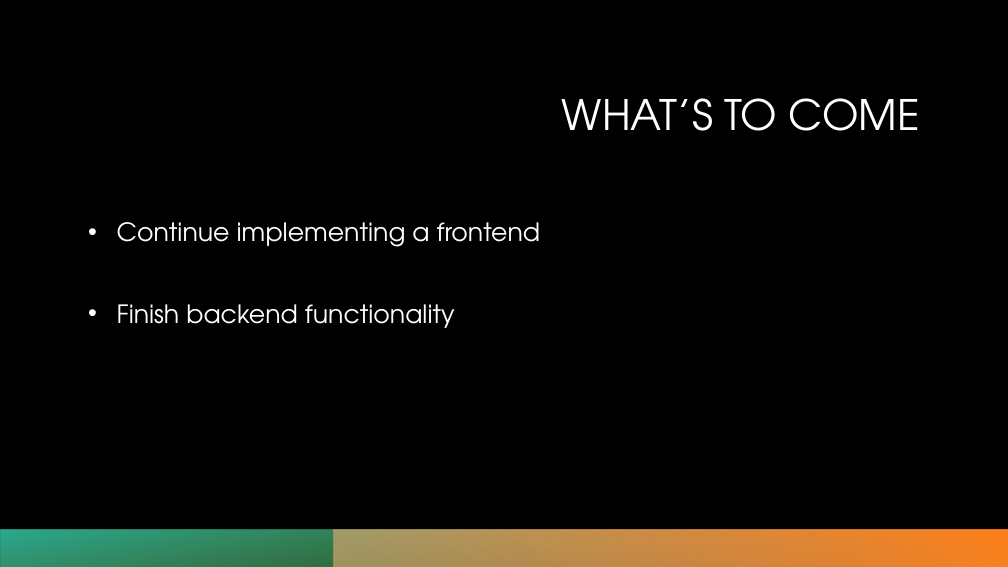
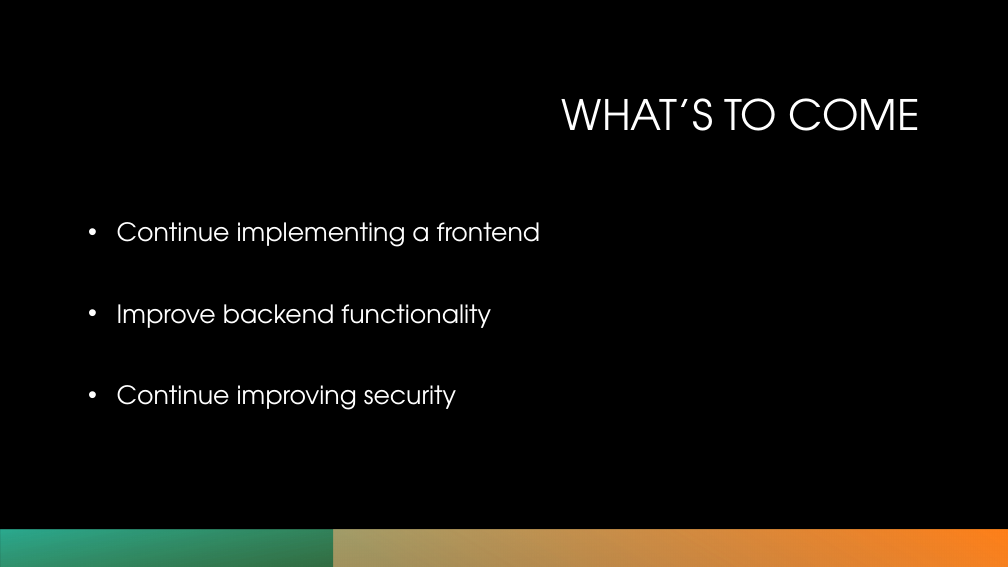
Before and after one commit to cart7982/CaravanSeraiCS360, a slide deck: slide 6 of OpenPlazaCS360Lab/Presentations/OpenPlaza - Phase 2.pptx (slide 8 before the commit). Drawn at 1008x567 pixels with LibreOffice and Linux fonts; fonts in the diff are those of the drawing; background and template pictures are left out. Boxes give left, top, right and bottom in pixels: in the first picture for what was removed or moved away, otherwise in the second. Text is boxed around its words. In the diff, an @@ line names an element or a change of style, - is before the commit and + after.

```diff
--- a/OpenPlazaCS360Lab/Presentations/OpenPlaza - Phase 2.pptx
+++ b/OpenPlazaCS360Lab/Presentations/OpenPlaza - Phase 2.pptx
@@ text at box(117, 304, 491, 410): text changed @@
-• Finish backend functionality
+• Improve backend functionality
+• Continue improving security
```
Also in this commit, not shown: 2 other slides changed, 1 slide added.
